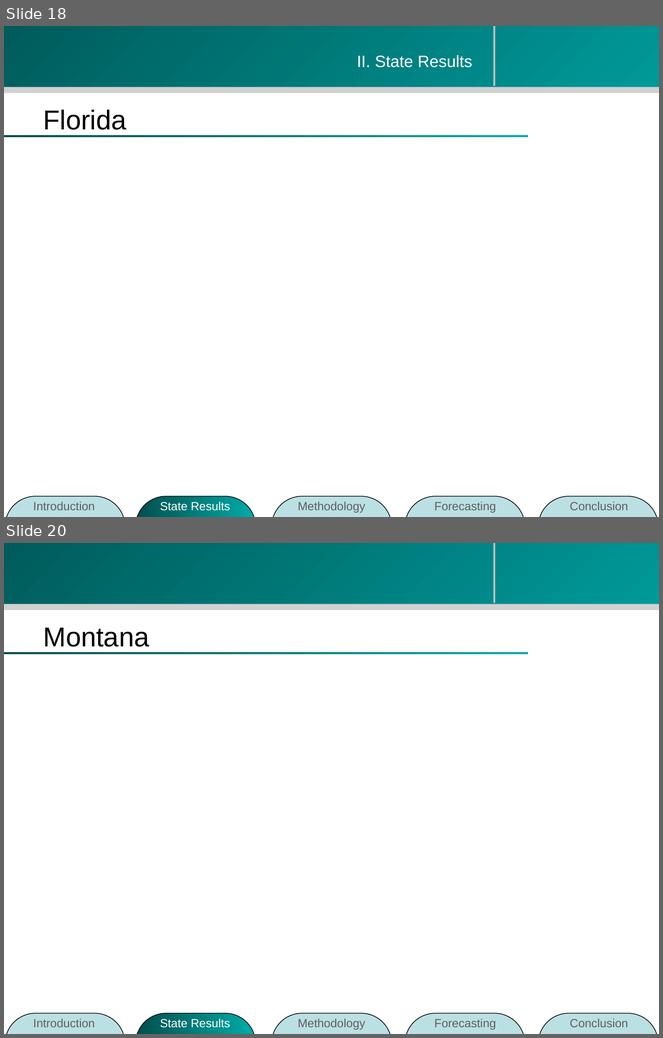
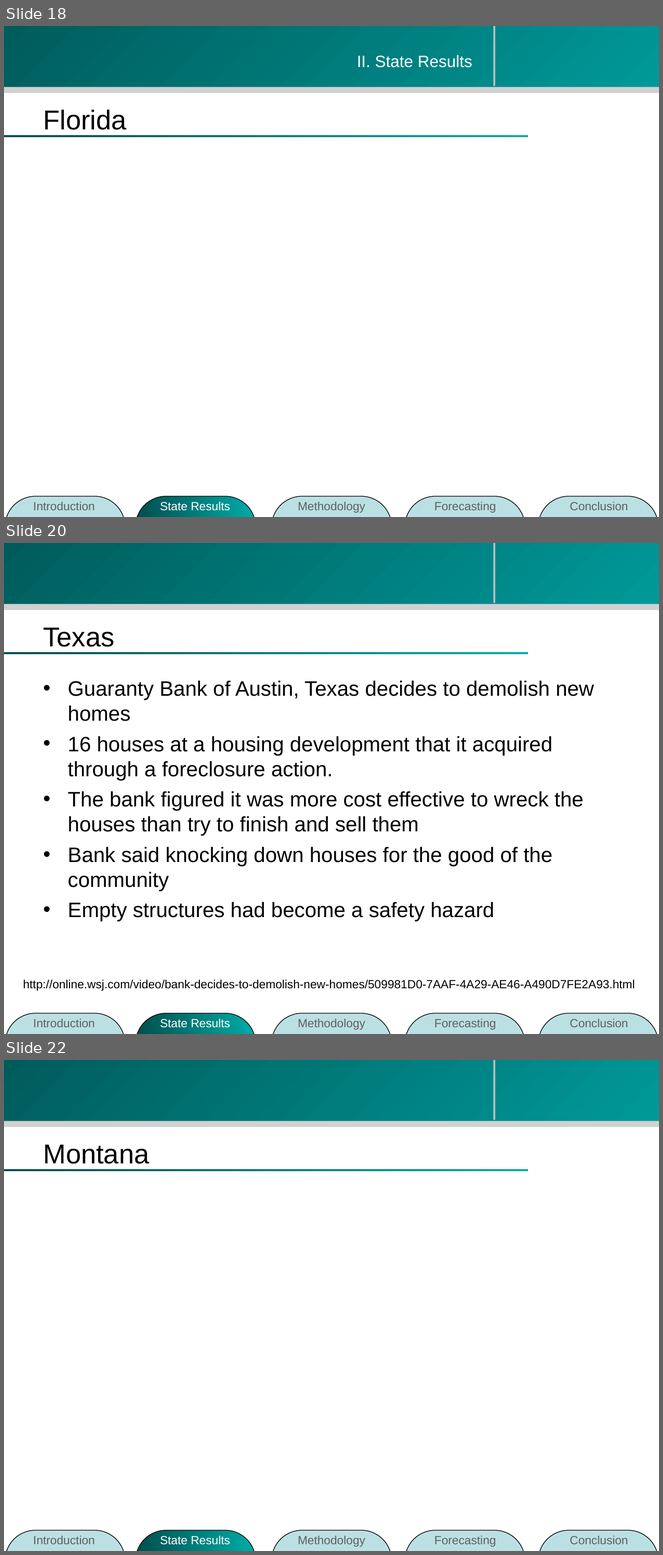
Before and after one commit to zhouzhenghui/svnrepository, a slide deck: SVNRepository/Presentation/M.Eng Final Presentation-take2.ppt. Shown one above the other, each under a label of ours: slides 18 and 20 before the commit, slides 18, 20 and 22 after it; the slides between them are not shown. The pictures are 663x1038 and 663x1555 pixels, drawn with LibreOffice and Linux fonts; fonts in the diff are those of the drawing; background and template pictures are left out. Boxes give left, top, right and bottom in pixels: in the first picture for what was removed or moved away, otherwise in the second. Text is boxed around its words. In the diff, an @@ line names an element or a change of style, - is before the commit and + after.

```diff
--- a/SVNRepository/Presentation/M.Eng Final Presentation-take2.ppt
+++ b/SVNRepository/Presentation/M.Eng Final Presentation-take2.ppt
@@ slide 20 added at (x1=4, y1=543, x2=659, y2=1034), background #FFFFFF; not listed: 4 template elements that a slide beside it also shows @@
@@ title added at (x1=43, y1=628, x2=114, y2=647), 30 pt, text #000000 @@
+Texas
@@ text added at (x1=68, y1=681, x2=594, y2=922), 23 pt, text #000000 @@
+• Guaranty Bank of Austin, Texas decides to demolish new homes
+• 16 houses at a housing development that it acquired through a foreclosure action.
+• The bank figured it was more cost effective to wreck the houses than try to finish and sell them
+• Bank said knocking down houses for the good of the community
+• Empty structures had become a safety hazard
@@ text added at (x1=23, y1=980, x2=635, y2=991), 13 pt, text #000000 @@
+http://online.wsj.com/video/bank-decides-to-demolish-new-homes/509981D0-7AAF-4A29-AE46-A490D7FE2A93.html
@@ group added at (x1=6, y1=1014, x2=659, y2=1034): 5 rounded rectangles, 5 texts @@
+Introduction
+State Results
+Methodology
+Forecasting
+Conclusion
@@ what was slide 20 is now slide 22 @@
```
Also in this commit, not shown: 1 slide changed, 1 other slide added.
